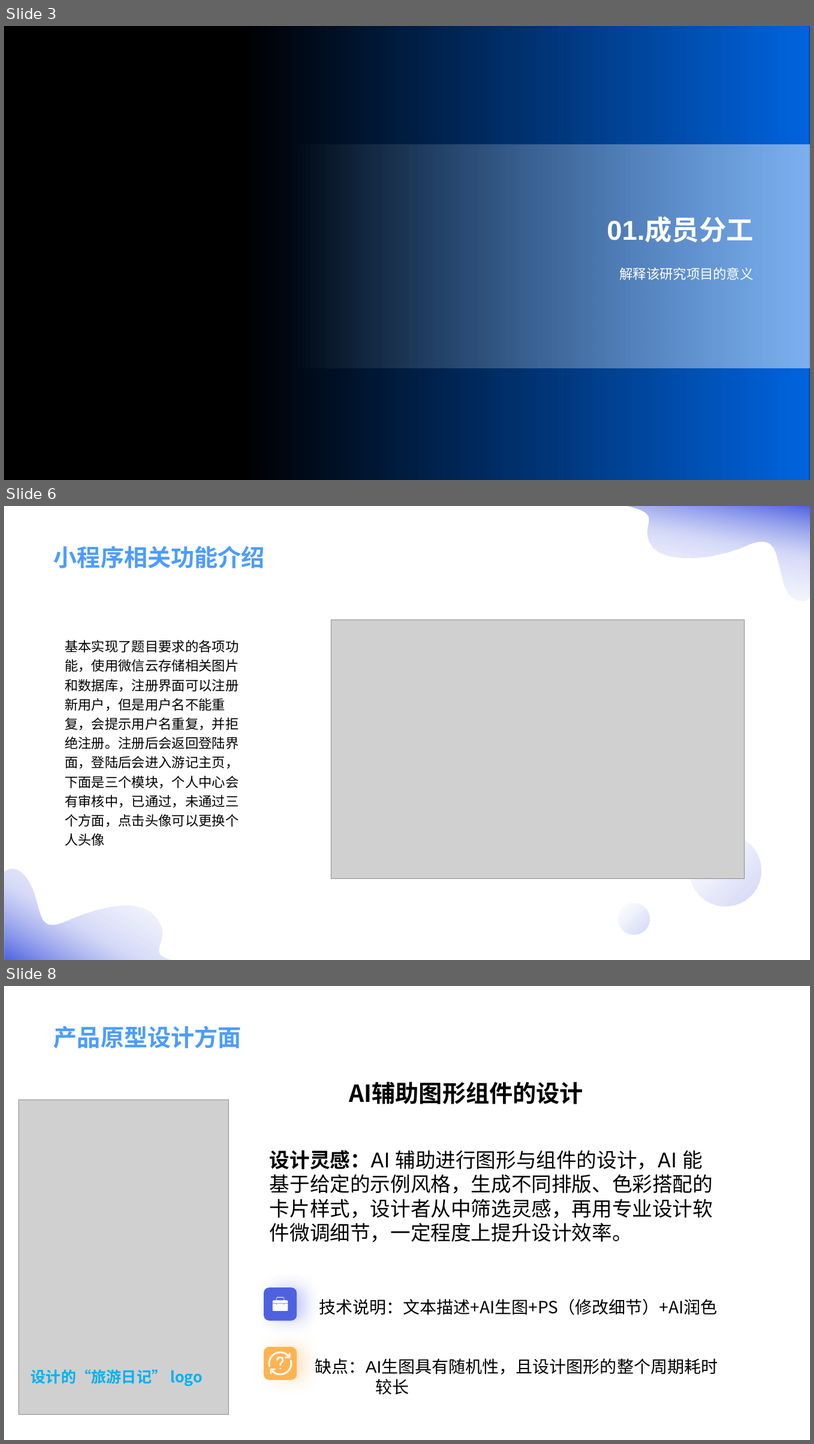
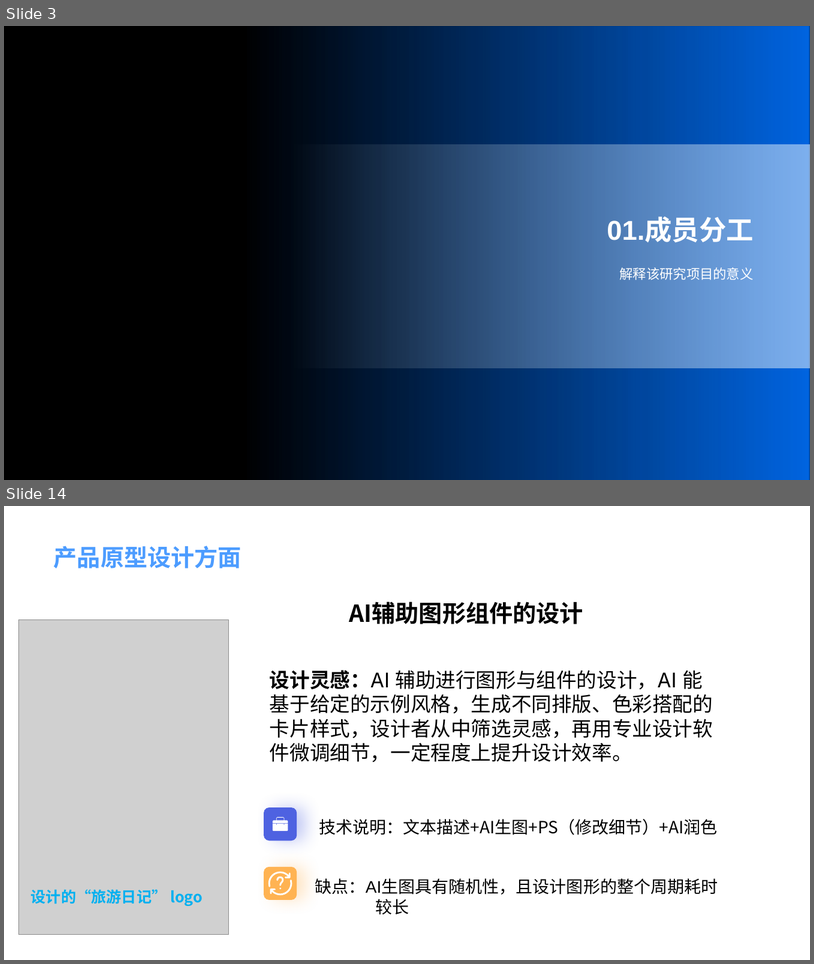
Before and after one commit to lxcxjxhx/hos-app, a slide deck: 项目介绍PPT&MVP/飞码先锋队项目介绍.pptx. Shown one above the other, each under a label of ours: slides 3, 6 and 8 before the commit, slides 3 and 14 after it; the slides between them are not shown. The pictures are 814x1444 and 814x964 pixels, drawn with LibreOffice and Linux fonts; fonts in the diff are those of the drawing; grey boxes stand for pictures; background and template pictures are left out. Boxes give left, top, right and bottom in pixels: in the first picture for what was removed or moved away, otherwise in the second. Text is boxed around its words. In the diff, an @@ line names an element or a change of style, - is before the commit and + after.

```diff
--- a/项目介绍PPT&MVP/飞码先锋队项目介绍.pptx
+++ b/项目介绍PPT&MVP/飞码先锋队项目介绍.pptx
@@ slide 6 removed at [4, 506, 810, 960], background picture (left out); not listed: 1 template element that a slide beside it also shows @@
@@ title removed at [54, 546, 265, 568] @@
-小程序相关功能介绍
@@ picture removed at [331, 620, 744, 878] @@
@@ group removed at [4, 506, 810, 960]: 2 freeform shapes, 2 ellipses, 1 text @@
-基本实现了题目要求的各项功能，使用微信云存储相关图片和数据库，注册界面可以注册新用户，但是用户名不能重复，会提示用户名重复，并拒绝注册。注册后会返回登陆界面，登陆后会进入游记主页，下面是三个模块，个人中心会有审核中，已通过，未通过三个方面，点击头像可以更换个人头像
@@ what was slide 8 is now slide 14 @@
```
Also in this commit, not shown: 3 slides changed, 8 slides added, 1 other slide removed.
